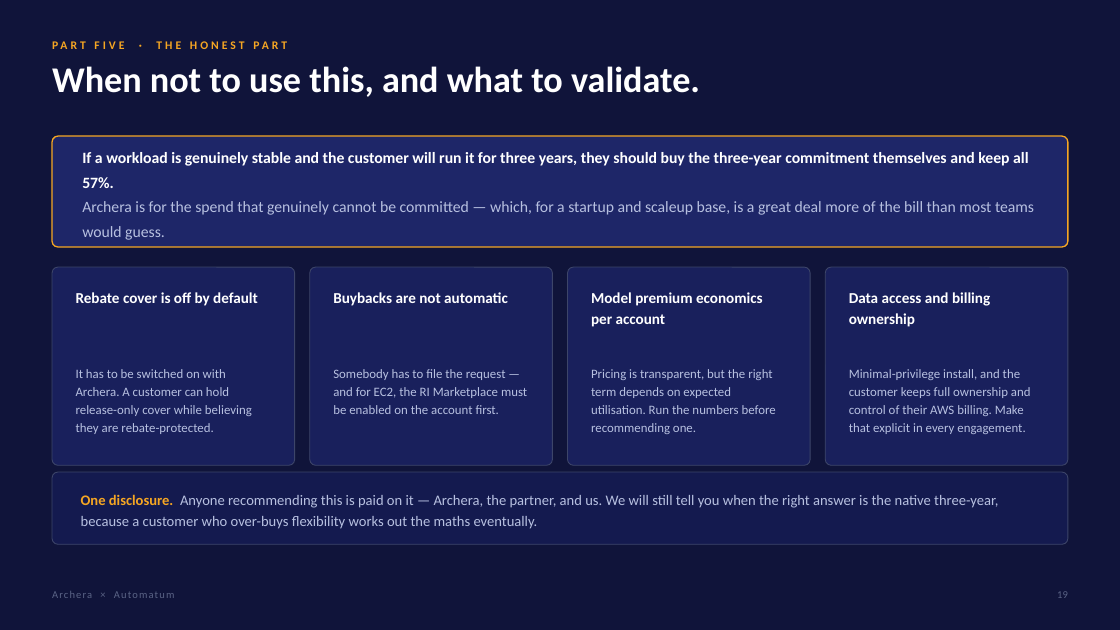
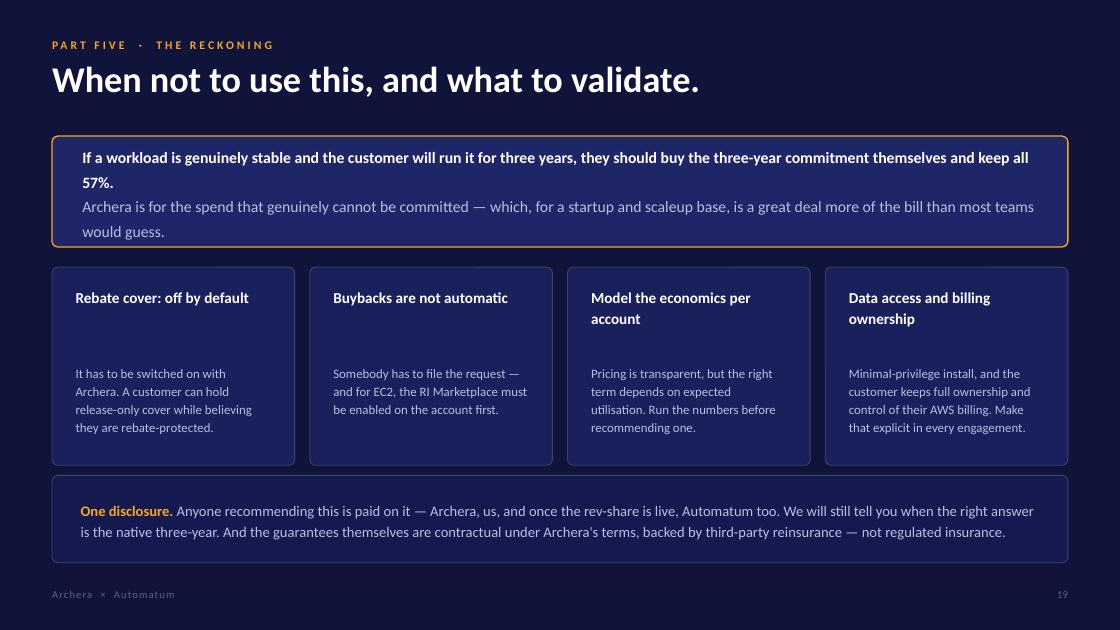
Before and after one commit to KianteEvans/barberbook, a slide deck: slide 19 of decks/Archera-for-Automatum.pptx. Drawn at 1120x630 pixels with LibreOffice and Linux fonts; fonts in the diff are those of the drawing. Boxes give left, top, right and bottom in pixels: in the first picture for what was removed or moved away, otherwise in the second. Text is boxed around its words. In the diff, an @@ line names an element or a change of style, - is before the commit and + after.

```diff
--- a/decks/Archera-for-Automatum.pptx
+++ b/decks/Archera-for-Automatum.pptx
@@ text at [156, 41, 272, 49]: text changed @@
-PART FIVE · THE HONEST PART
+PART FIVE · THE RECKONING
@@ text at [76, 292, 249, 306]: text changed @@
-Rebate cover is off by default
+Rebate cover: off by default
@@ text at [591, 292, 751, 324]: text changed @@
-Model premium economics per account
+Model the economics per account
@@ rounded rectangle: place and size @@
-rounded rectangle at [52, 472, 1068, 544]
+rounded rectangle at [52, 476, 1068, 563]
@@ rounded rectangle at [52, 476, 1068, 563]: proportions changed @@
@@ text at [81, 505, 1034, 540]: text changed @@
-One disclosure. Anyone recommending this is paid on it — Archera, the partner, and us. We will still tell you when the right answer is the native three-year, because a customer who over-buys flexibility works out the maths eventually.
+One disclosure. Anyone recommending this is paid on it — Archera, us, and once the rev-share is live, Automatum too. We will still tell you when the right answer is the native three-year. And the guarantees themselves are contractual under Archera's terms, backed by third-party reinsurance — not regulated insurance.
```
Also in this commit, not shown: 19 other slides changed, 2 other files.
